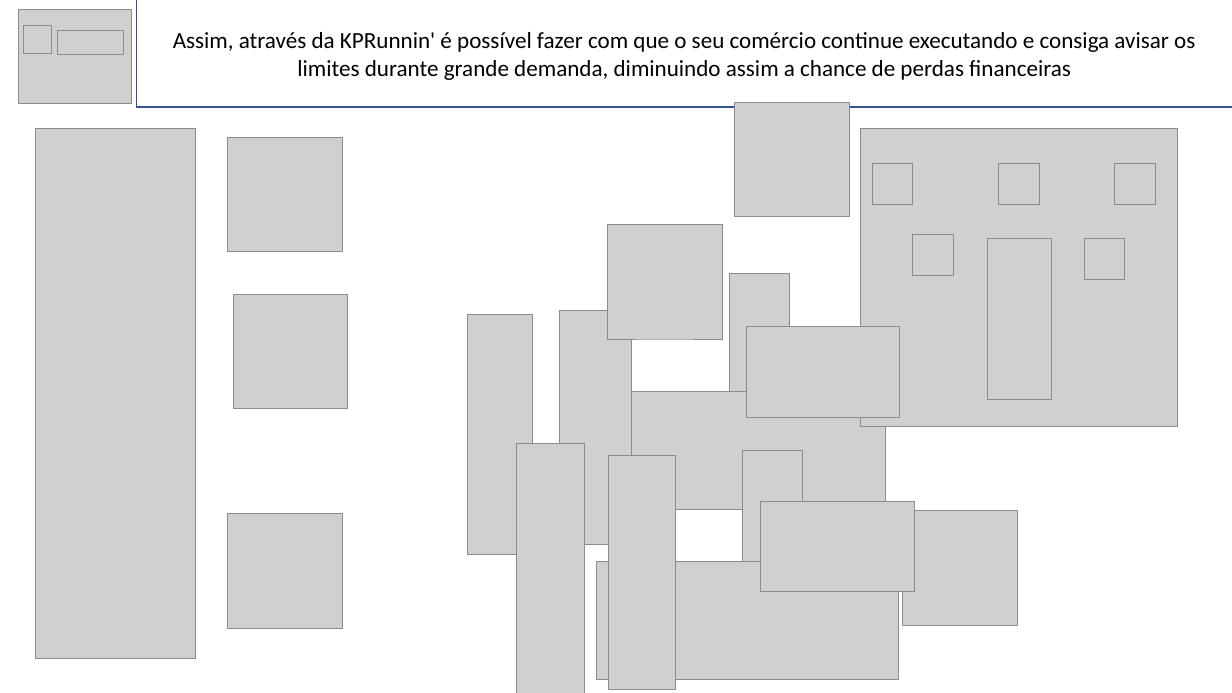
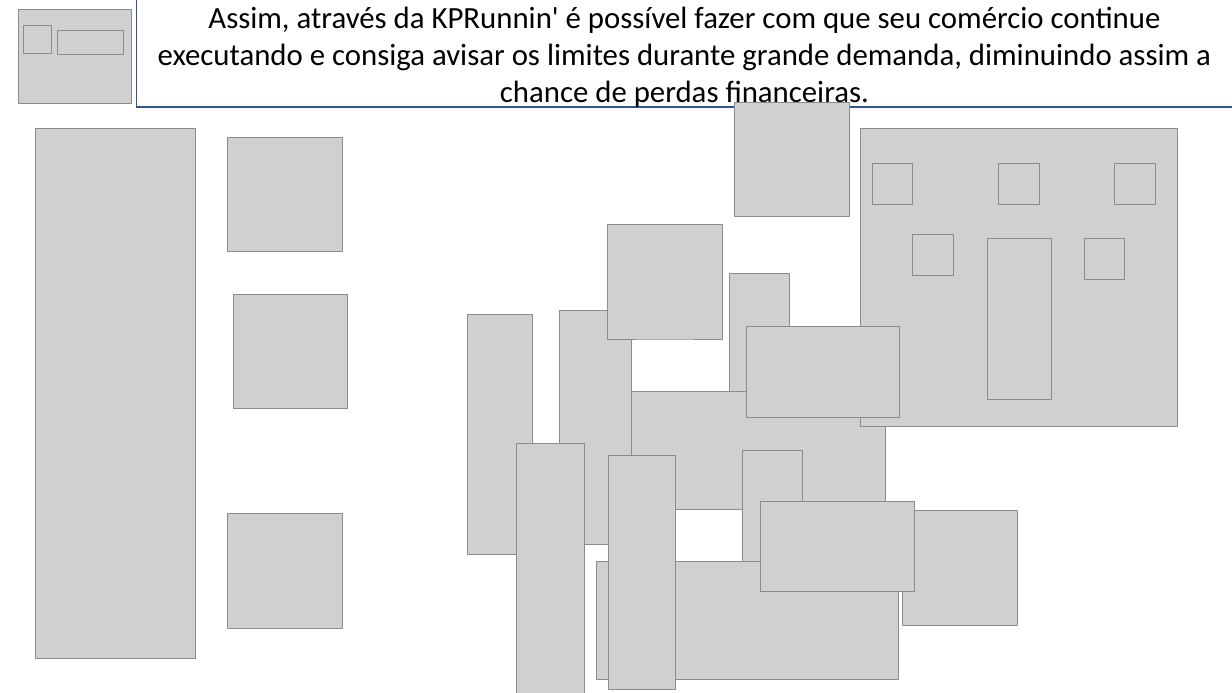
Before and after one commit to BandTec/primelloteirs, a slide deck: slide 8 of Documentacao/StoryBoard_KPRunnin'.pptx. Drawn at 1232x693 pixels with LibreOffice and Linux fonts; fonts in the diff are those of the drawing; grey boxes stand for pictures. Boxes give left, top, right and bottom in pixels: in the first picture for what was removed or moved away, otherwise in the second. Text is boxed around its words. In the diff, an @@ line names an element or a change of style, - is before the commit and + after.

```diff
--- a/Documentacao/StoryBoard_KPRunnin'.pptx
+++ b/Documentacao/StoryBoard_KPRunnin'.pptx
@@ text in rectangle at <box>158,6,1211,110</box>: text changed; size 18 to 24 pt @@
-Assim, através da KPRunnin' é possível fazer com que o seu comércio continue executando e consiga avisar os limites durante grande demanda, diminuindo assim a chance de perdas financeiras
+Assim, através da KPRunnin' é possível fazer com que seu comércio continue executando e consiga avisar os limites durante grande demanda, diminuindo assim a chance de perdas financeiras.
```
Also in this commit, not shown: 7 other slides changed.
